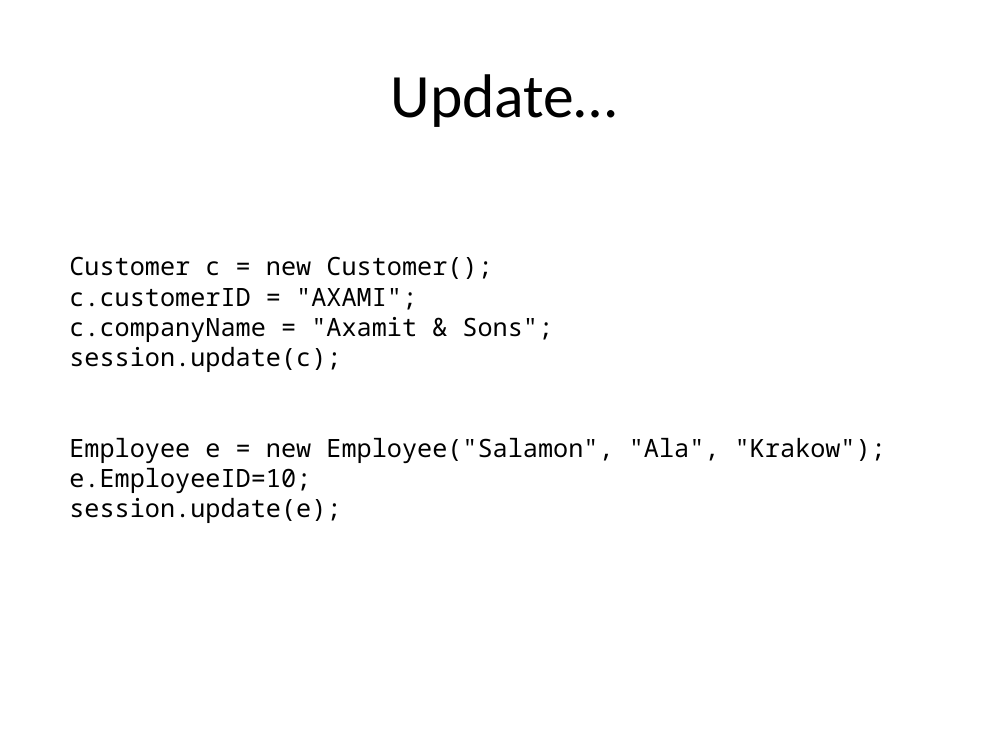
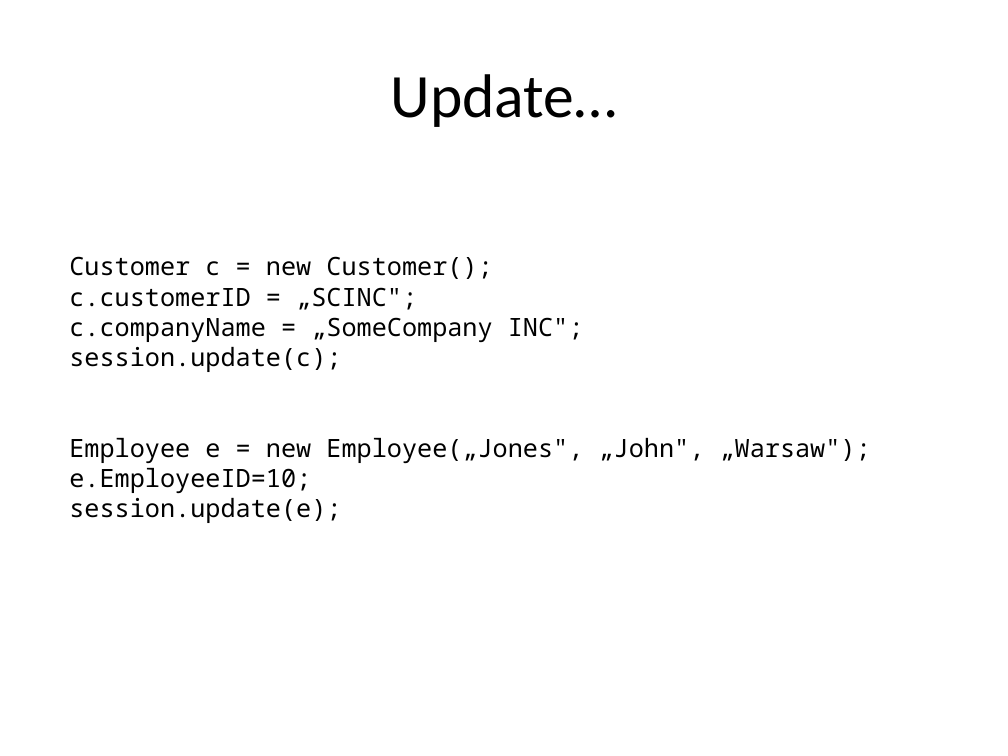
Before and after one commit to alicjasalamon/DB2, a slide deck: slide 25 of MySQL + Hibernate.pptx (slide 21 before the commit). Drawn at 1008x756 pixels with LibreOffice and Linux fonts; fonts in the diff are those of the drawing. Boxes give left, top, right and bottom in pixels: in the first picture for what was removed or moved away, otherwise in the second. Text is boxed around its words. In the diff, an @@ line names an element or a change of style, - is before the commit and + after.

```diff
--- a/MySQL + Hibernate.pptx
+++ b/MySQL + Hibernate.pptx
@@ text at (69,287,584,342): text changed @@
-c.customerID = "AXAMI";
-c.companyName = "Axamit & Sons";
+c.customerID = „SCINC";
+c.companyName = „SomeCompany INC";
@@ text at (69,438,871,463): text changed @@
-Employee e = new Employee("Salamon", "Ala", "Krakow");
+Employee e = new Employee(„Jones", „John", „Warsaw");
```
Also in this commit, not shown: 4 other slides changed, 9 slides added, 7 slides removed, 5 other files.
